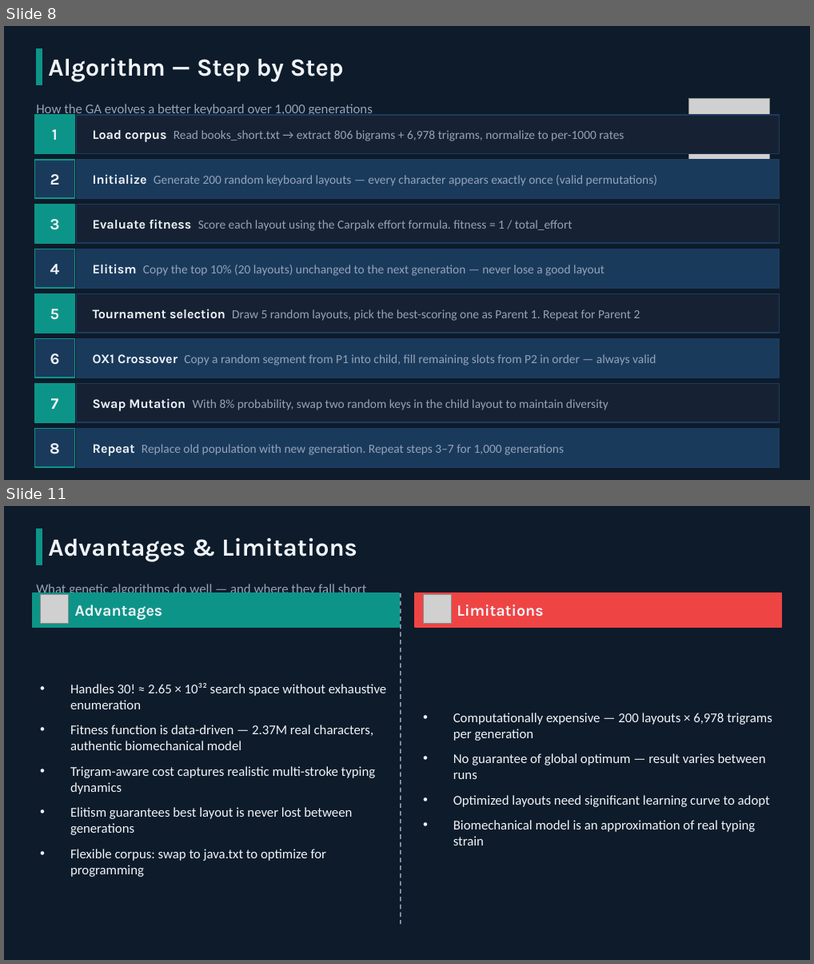
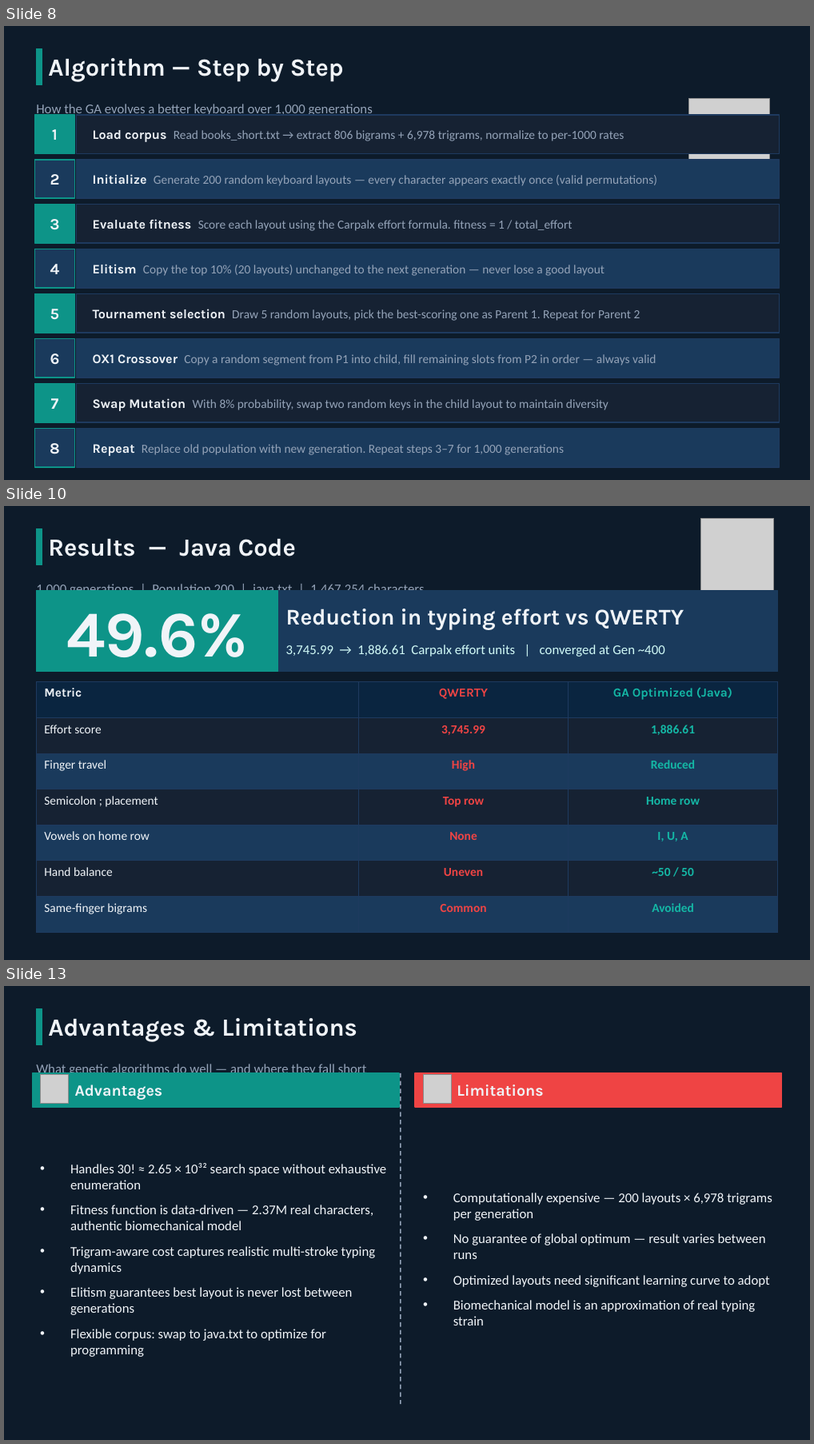
Before and after one commit to bharath-akurathi/keyboard-config-ga, a slide deck: assignment/keyboard_ga_presentation.pptx. Shown one above the other, each under a label of ours: slides 8 and 11 before the commit, slides 8, 10 and 13 after it; the slides between them are not shown. The pictures are 814x964 and 814x1444 pixels, drawn with LibreOffice and Linux fonts; fonts in the diff are those of the drawing; grey boxes stand for pictures. Boxes give left, top, right and bottom in pixels: in the first picture for what was removed or moved away, otherwise in the second. Text is boxed around its words. In the diff, an @@ line names an element or a change of style, - is before the commit and + after.

```diff
--- a/assignment/keyboard_ga_presentation.pptx
+++ b/assignment/keyboard_ga_presentation.pptx
@@ slide 10 added at (4,506,810,960), background #0D1B2A @@
@@ rectangle added at (36,528,42,565), fill #0D9488, outline #0D9488 1 pt @@
@@ picture added at (702,518,774,591) @@
@@ text added at (48,539,296,556), 22 pt, text #F0F4F8, bold @@
+Results — Java Code
@@ text added at (36,583,425,597), 12 pt, text #94A3B8 @@
+1,000 generations | Population 200 | java.txt | 1,467,254 characters
@@ rectangle added at (36,591,778,672), fill #1A3A5C, outline #1A3A5C 1 pt @@
@@ rectangle added at (36,591,278,672), fill #0D9488, outline #0D9488 1 pt @@
@@ text added at (66,613,247,672), 58 pt, text #F0F4F8, bold @@
+49.6%
@@ text added at (286,608,685,630), 20 pt, text #F0F4F8, bold @@
+Reduction in typing effort vs QWERTY
@@ text added at (286,644,666,656), 12 pt, text #D1FAF7 @@
+3,745.99 → 1,886.61 Carpalx effort units | converged at Gen ~400
@@ table added at (36,682,778,932), 7 rows, 3 columns @@
+Metric | QWERTY | GA Optimized (Java)
+Effort score | 3,745.99 | 1,886.61
+Finger travel | High | Reduced
+Semicolon ; placement | Top row | Home row
+Vowels on home row | None | I, U, A
+Hand balance | Uneven | ~50 / 50
+Same-finger bigrams | Common | Avoided
@@ what was slide 11 is now slide 13 @@
```
Also in this commit, not shown: 5 slides changed, 1 other slide added, 1 other file.
